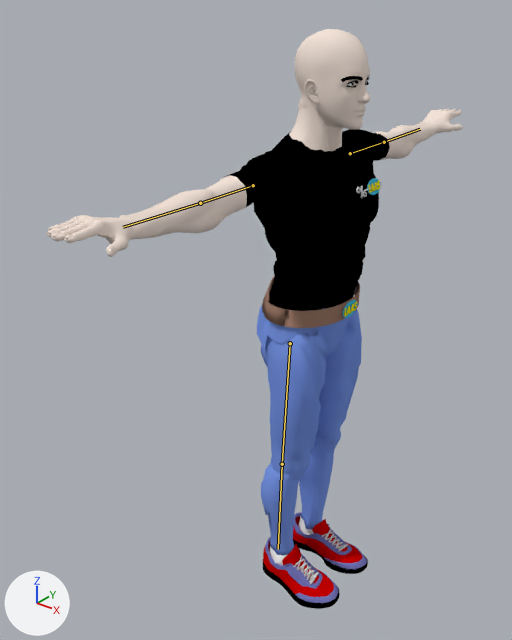
The Blender file data/morse/components/human/achile3.blend, before and after one commit.
The view is the same before and after, from a 50 mm lens placed at (1.02, -1.67, 0.93), pointed at (-0.22, -0.12, -0.04). The axes (+X, +Y, +Z) are drawn at lower left. The lights are the same throughout. Both versions are drawn at the pose saved in each file; the numbers are the values there. The bones that change are drawn over the model as lines.

Names of what the first picture shows: 'Chest', 'Foot.L', 'Foot.R', 'Hand.L', 'Hand.R', 'Head', 'LoArm.L', 'LoArm.R', 'LoLeg.L', 'LoLeg.R', 'UpArm.L', 'UpArm.R', 'UpLeg.L', 'UpLeg.R', 'pelvis'.
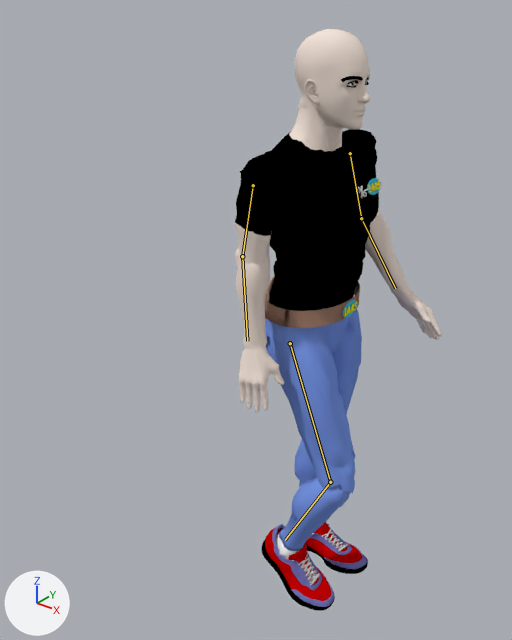
Commit message: animation of hands when walking

What differs and where, as boxes [x1, y1, x2, y2] in the pictures (512 x 640 px):
'LoLeg.R', posed: before [261, 320, 328, 482]; after [266, 327, 355, 493]
'UpArm.R', posed (65% narrower, 90% taller): before [123, 189, 224, 239]; after [235, 249, 270, 345]
'UpLeg.R', posed (87% wider, 18% shorter): before [261, 463, 299, 556]; after [279, 475, 351, 551]
'LoArm.R', posed: before [206, 164, 277, 225]; after [235, 171, 276, 265]
'Hand.R', posed: before [47, 215, 141, 257]; after [238, 343, 284, 413]
'Foot.R', posed (21% taller): before [263, 537, 340, 609]; after [261, 524, 335, 611]
'UpArm.L', posed: before [390, 122, 435, 159]; after [365, 213, 407, 292]
'Hand.L', posed (21% wider, 112% taller): before [421, 109, 463, 134]; after [392, 286, 443, 340]
'LoArm.L', posed: before [372, 131, 405, 161]; after [373, 149, 379, 219]
'UpLeg.L', unchanged, covered by the edit: before [299, 447, 334, 530]; after [294, 439, 316, 487]
bone 'LoArm.R', root to tip: before (253, 185) to (200, 203); after (253, 185) to (242, 256)
bone 'UpArm.R', root to tip: before (200, 203) to (123, 227); after (242, 256) to (247, 341)
bone 'LoArm.L', root to tip: before (350, 153) to (384, 142); after (350, 153) to (361, 218)
bone 'UpArm.L', root to tip: before (384, 142) to (420, 129); after (361, 218) to (395, 288)
bone 'LoLeg.R', root to tip: before (290, 343) to (282, 464); after (290, 343) to (330, 482)
bone 'UpLeg.R', root to tip: before (282, 464) to (278, 549); after (330, 482) to (285, 540)

The edits, one by one:
Bone 'LoArm.R' (bone_loarm_r) turns from (0, 0, 0) to (-91, -8, 18) degrees about its own x, y and z.
Bone 'UpArm.R' (bone_uparm_r) turns from (0, 0, 0) to (5, 0, 14) degrees about its own x, y and z.
Bone 'LoArm.L' (bone_loarm_l) turns from (0, 0, 0) to (-83, -14, -25) degrees about its own x, y and z.
Bone 'UpArm.L' (bone_uparm_l) turns from (0, 0, 0) to (8, 1, -16) degrees about its own x, y and z.
Bone 'LoLeg.R' (bone_loleg_r) turns from (0, 0, 0) to (-1, -3, -25) degrees about its own x, y and z.
Bone 'UpLeg.R' (bone_upleg_r) turns from (0, 0, 0) to (4, 2, 50) degrees about its own x, y and z.
